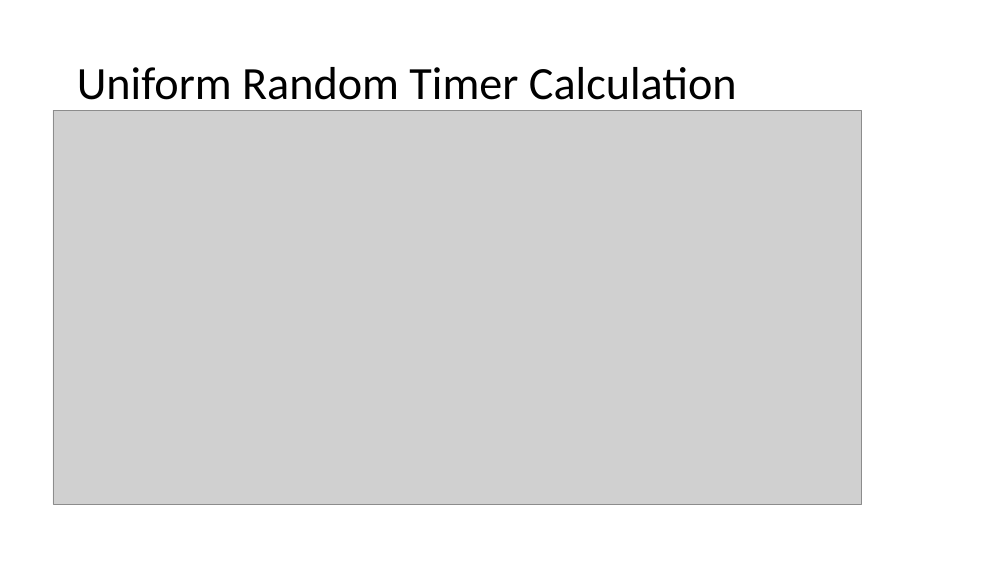
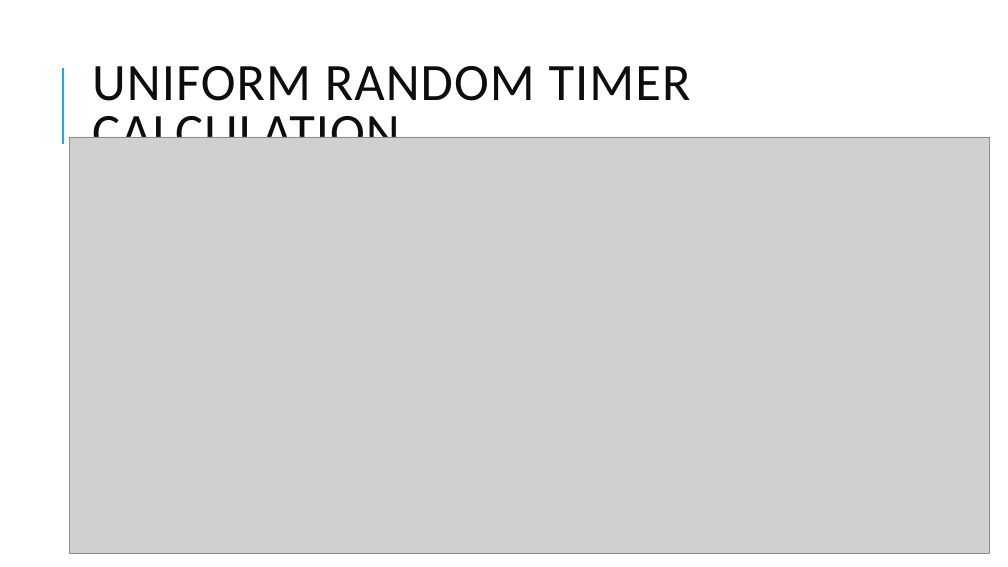
Before and after one commit to skandhwa/SimplilearnNew, a slide deck: slide 18 of Load Testing -Jmeter.pptx. Drawn at 1008x567 pixels with LibreOffice and Linux fonts; fonts in the diff are those of the drawing; grey boxes stand for pictures. Boxes give left, top, right and bottom in pixels: in the first picture for what was removed or moved away, otherwise in the second. Text is boxed around its words. In the diff, an @@ line names an element or a change of style, - is before the commit and + after.

```diff
--- a/Load Testing -Jmeter.pptx
+++ b/Load Testing -Jmeter.pptx
@@ line added from (63, 144) to (63, 68), #1CADE4 1.5 pt @@
@@ title at (92,66,691,138): text changed; size 44 to 50 pt; text colour #000000 to #0D0D0D @@
-Uniform Random Timer Calculation
+UNIFORM RANDOM TIMER CALCULATION
@@ picture: place and size @@
-picture at (53,110,861,504)
+picture at (70,137,990,554)
```
Also in this commit, not shown: 18 other slides changed, 14 slides added, 7 other files.
